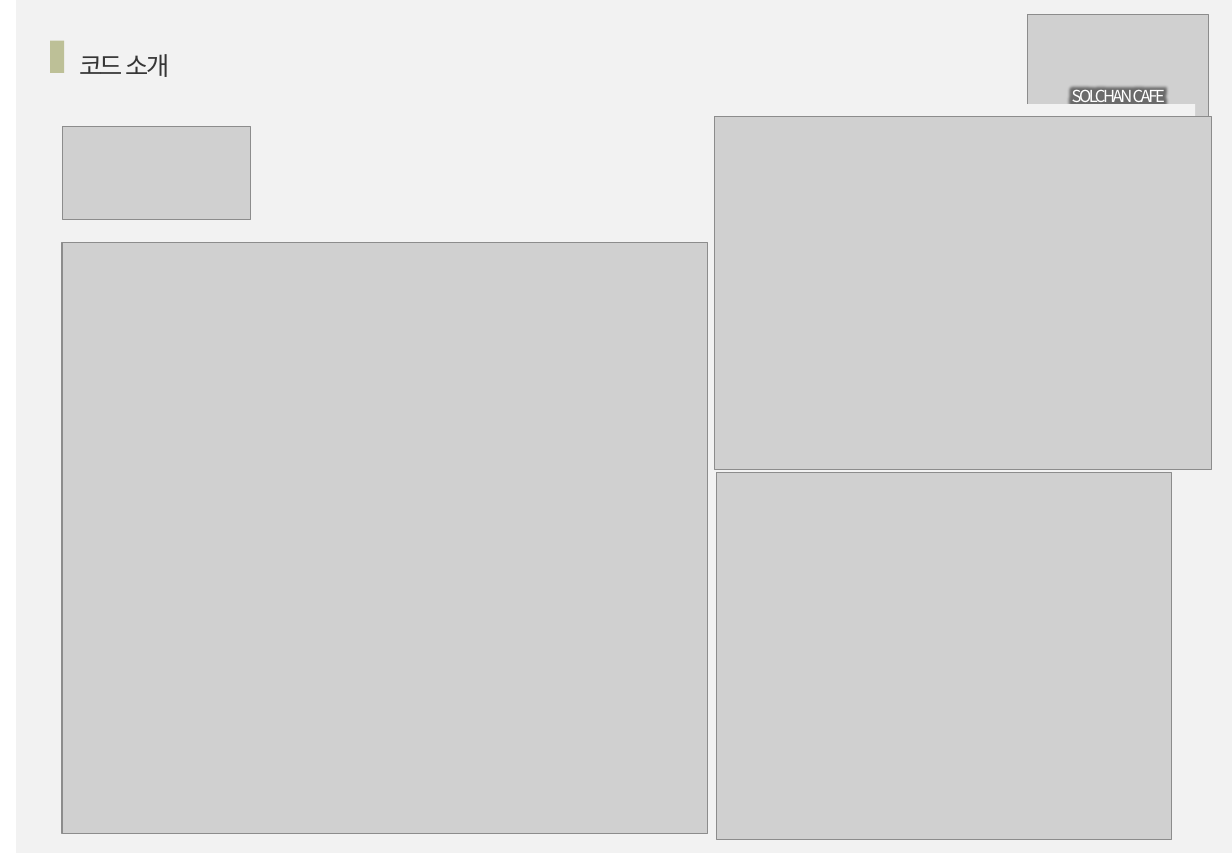
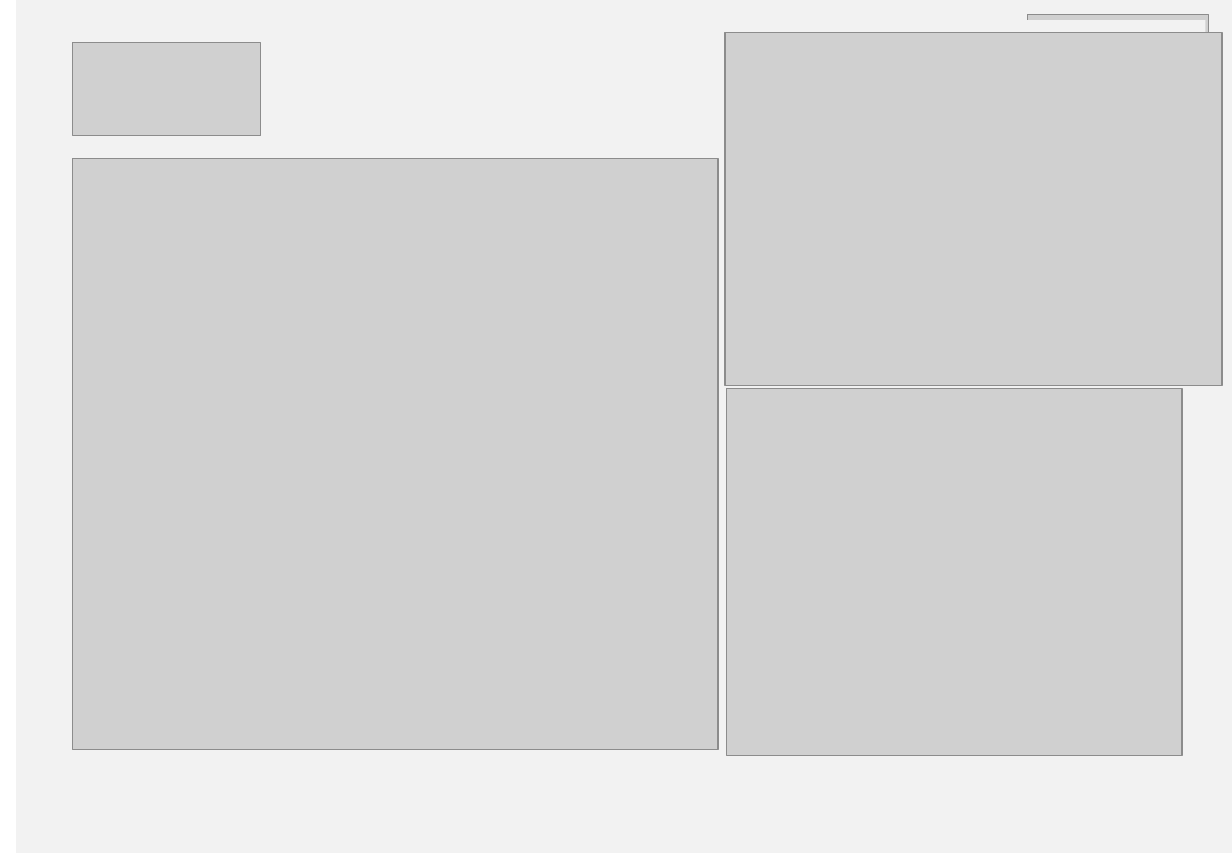
Before and after one commit to tirofina/SolChan, a slide deck: slide 5 of Syllabus/솔찬 프로젝트.pptx. Drawn at 1232x853 pixels with LibreOffice and Linux fonts; fonts in the diff are those of the drawing; grey boxes stand for pictures. Boxes give left, top, right and bottom in pixels: in the first picture for what was removed or moved away, otherwise in the second. Text is boxed around its words. In the diff, an @@ line names an element or a change of style, - is before the commit and + after.

```diff
--- a/Syllabus/솔찬 프로젝트.pptx
+++ b/Syllabus/솔찬 프로젝트.pptx
@@ 4 pictures, 1 rectangle: place and size @@
-4 pictures, 1 rectangle at <box>20,105,1212,840</box>
+4 pictures, 1 rectangle at <box>31,20,1222,755</box>
@@ rectangle removed at <box>50,41,64,73</box> @@
@@ text removed at <box>79,54,169,77</box> @@
-코드 소개
@@ text removed at <box>1072,85,1165,107</box> @@
-SOLCHAN CAFE
```
Also in this commit, not shown: 3 other files.
